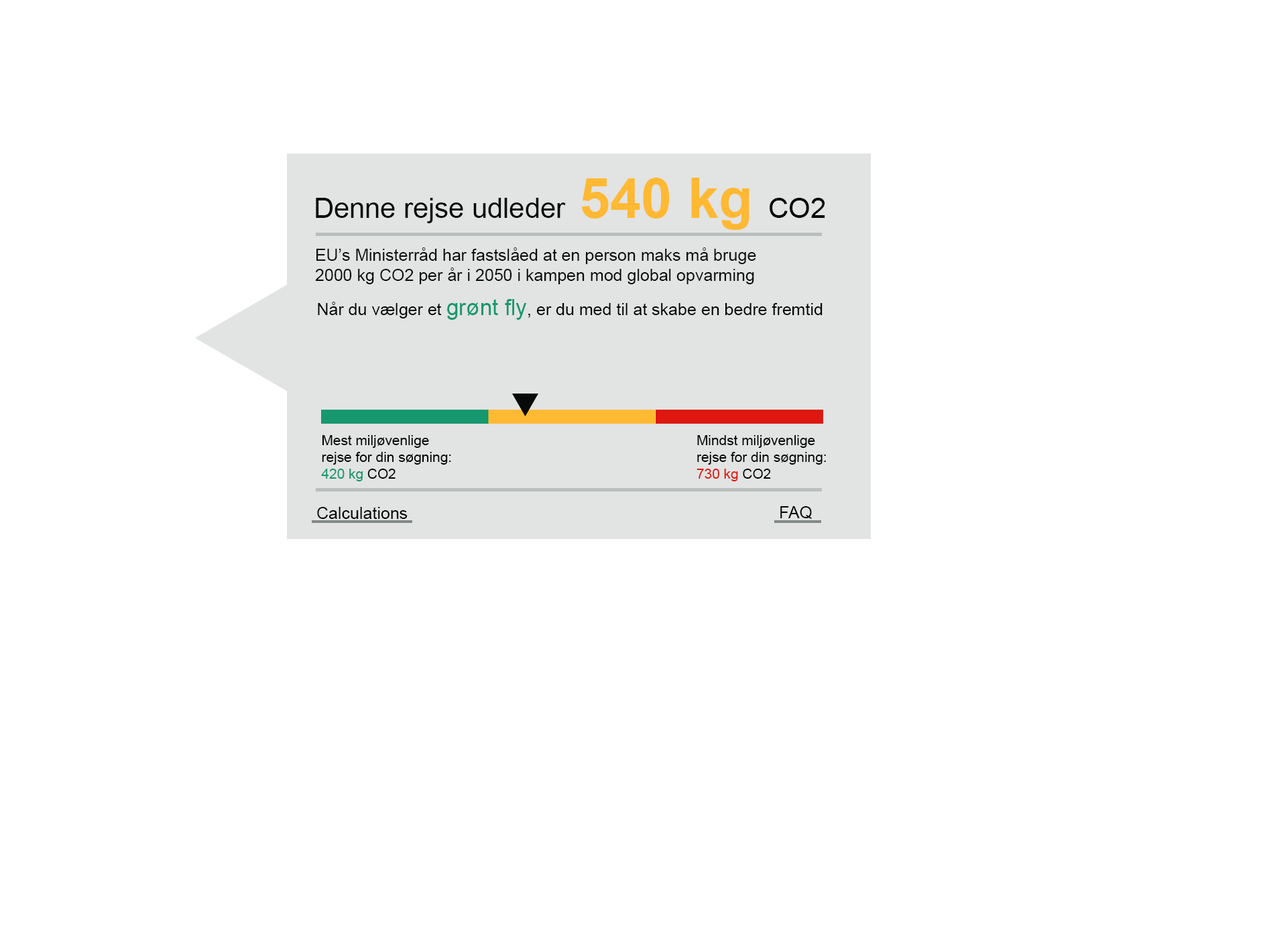
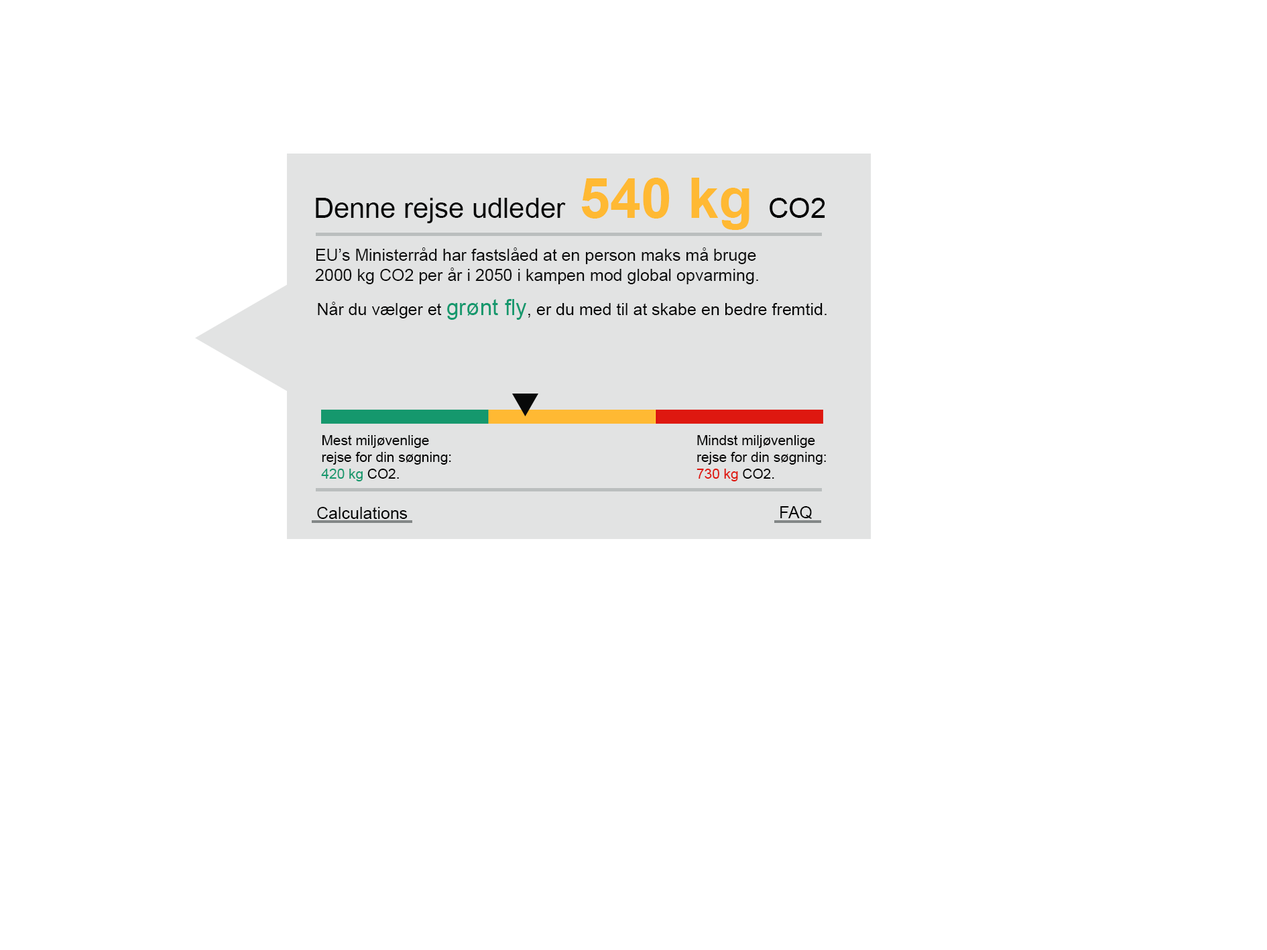
Revision of a layered 1267×950 image; what changed, layer by layer:
hid "Background" over 396, 279, 827, 479
